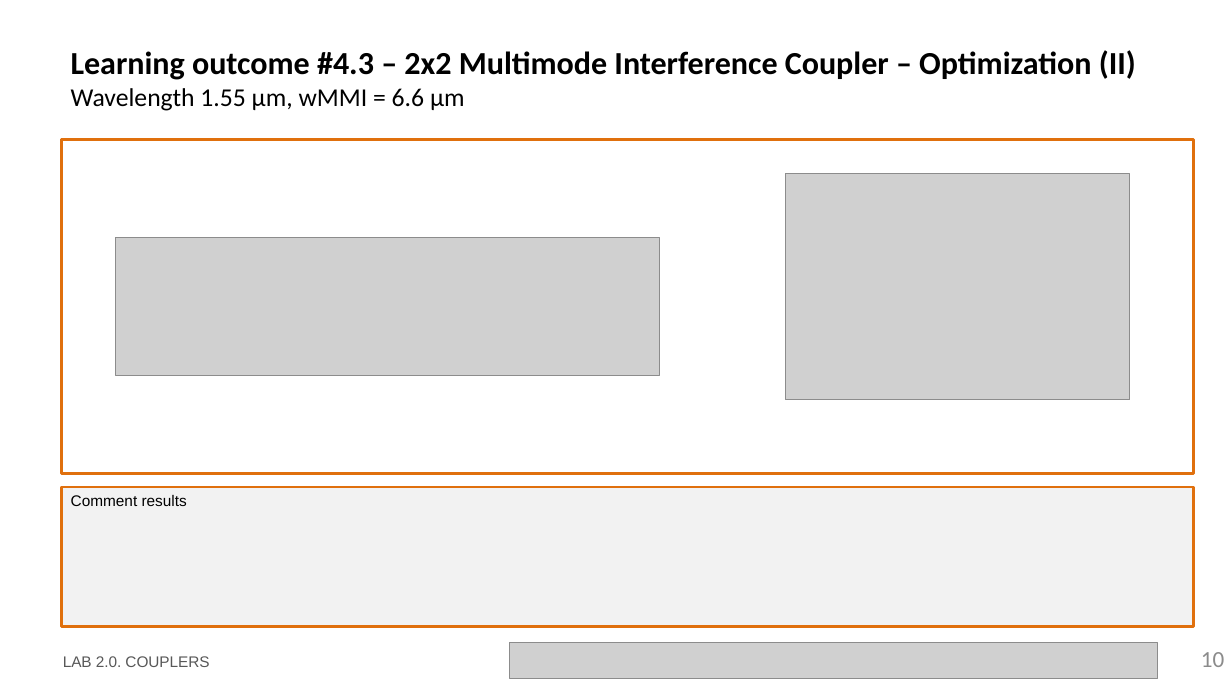
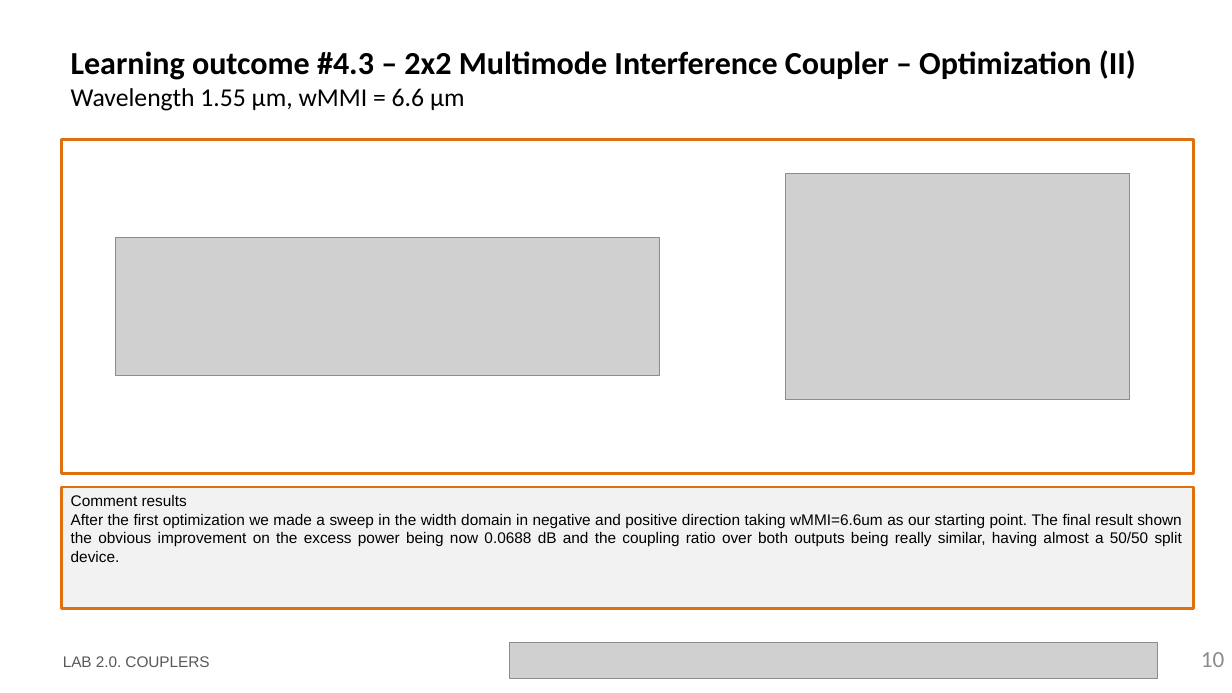
Before and after one commit to SergioC-upv/pic-upv-lab2, a slide deck: slide 10 of LabBook_20.pptx. Drawn at 1232x693 pixels with LibreOffice and Linux fonts; fonts in the diff are those of the drawing; grey boxes stand for pictures; background and template pictures are left out. Boxes give left, top, right and bottom in pixels: in the first picture for what was removed or moved away, otherwise in the second. Text is boxed around its words. In the diff, an @@ line names an element or a change of style, - is before the commit and + after.

```diff
--- a/LabBook_20.pptx
+++ b/LabBook_20.pptx
@@ rectangle "Comment results": place and size @@
-rectangle "Comment results" at [62, 487, 1194, 627]
+rectangle "Comment results" at [62, 487, 1194, 608]
@@ text in rectangle at [71, 514, 1182, 562]: paragraph added @@
+After the first optimization we made a sweep in the width domain in negative and positive direction taking wMMI=6.6um as our starting point. The final result shown the obvious improvement on the excess power being now 0.0688 dB and the coupling ratio over both outputs being really similar, having almost a 50/50 split device.
```
Also in this commit, not shown: 11 other slides changed.
